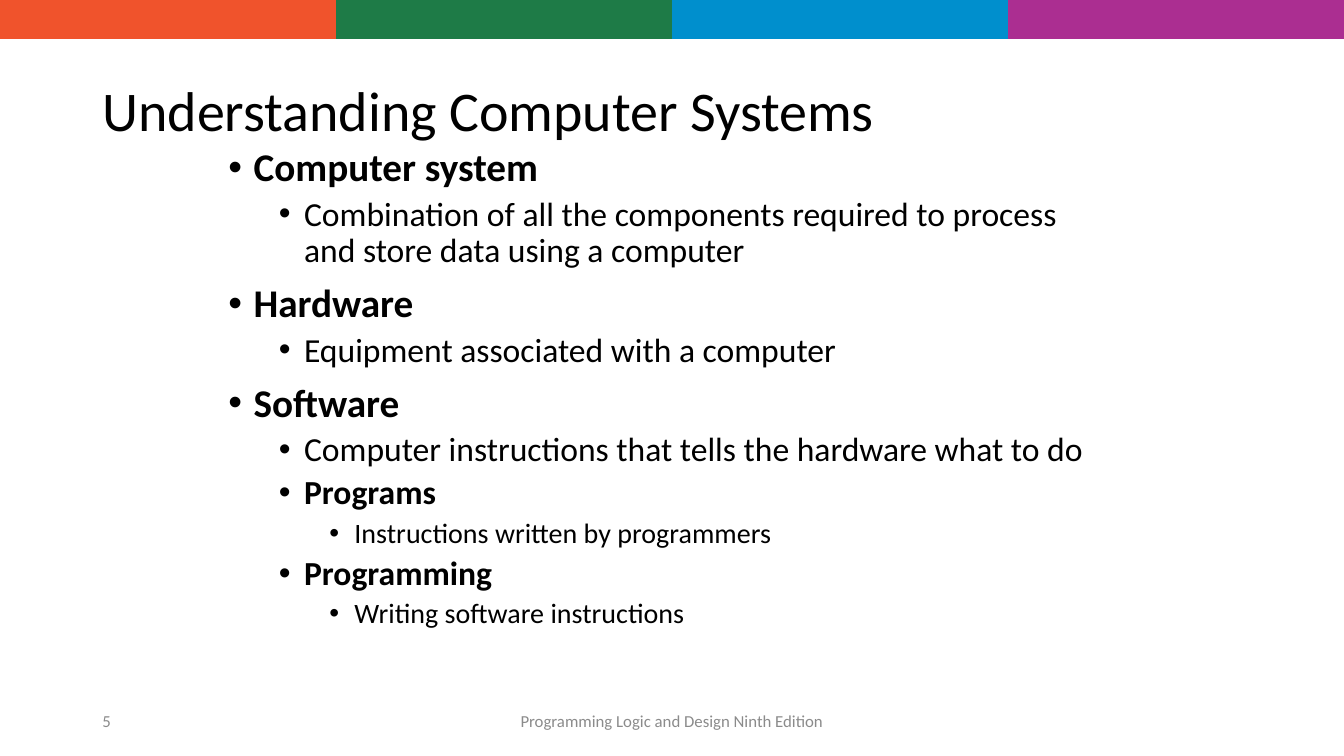
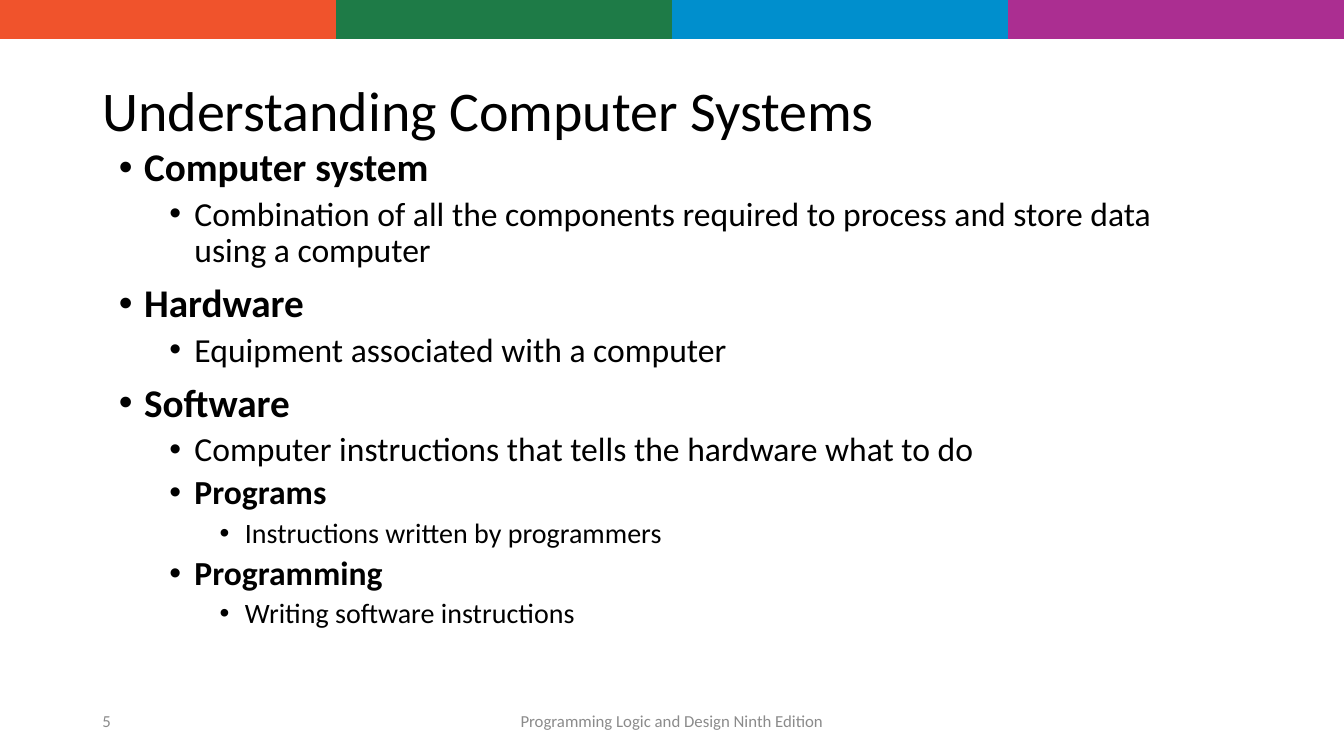
Before and after one commit to shyed2001/Utsho, a slide deck: slide 5 of OODP/OODP101_Week1.pptx. Drawn at 1344x756 pixels with LibreOffice and Linux fonts; fonts in the diff are those of the drawing; background and template pictures are left out. Boxes give left, top, right and bottom in pixels: in the first picture for what was removed or moved away, otherwise in the second. Text is boxed around its words. In the diff, an @@ line names an element or a change of style, - is before the commit and + after.

```diff
--- a/OODP/OODP101_Week1.pptx
+++ b/OODP/OODP101_Week1.pptx
@@ text "Computer system" rewrapped from box(254, 155, 1082, 628) to box(144, 155, 1150, 628) @@
```
Also in this commit, not shown: 8 other slides changed.
